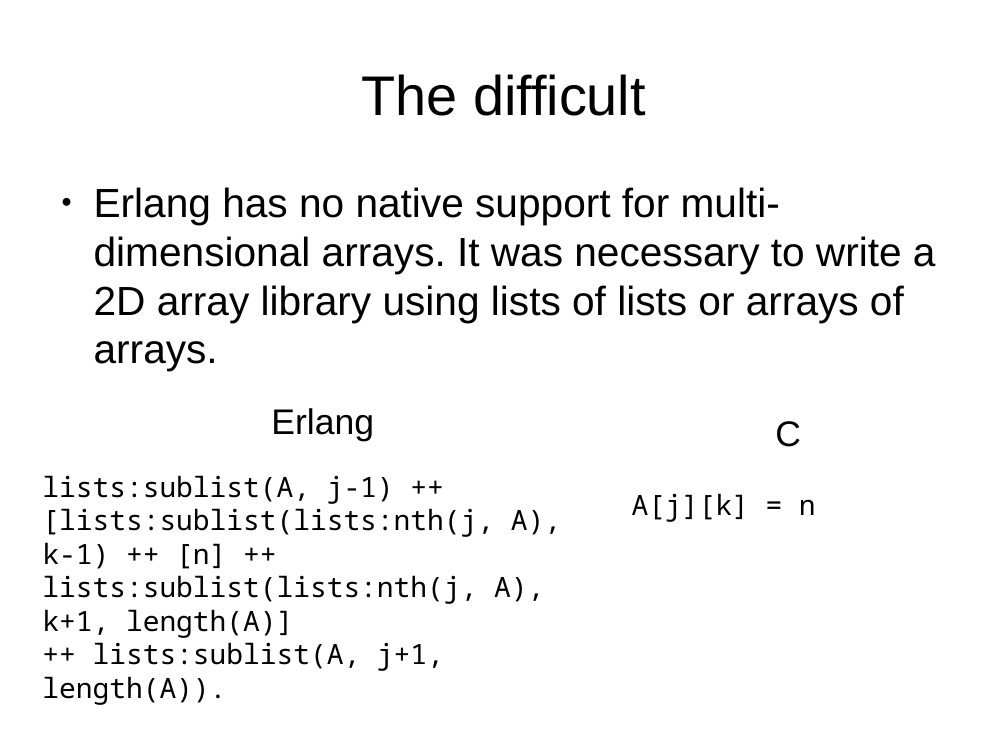
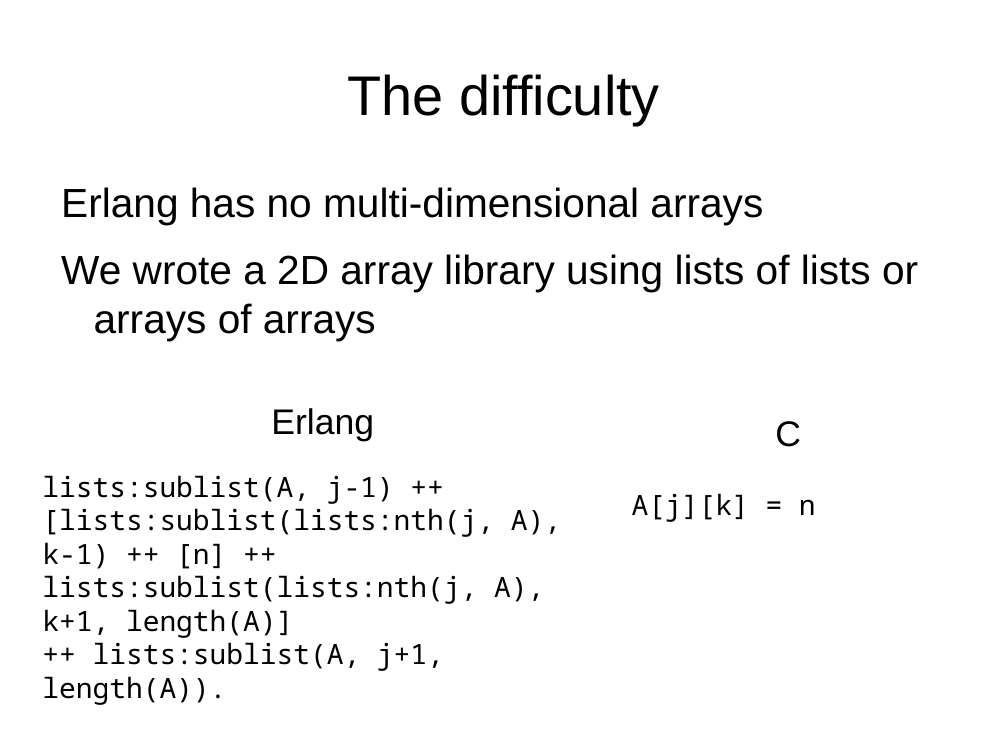
Before and after one commit to FractalDesigns/cowichan-1, a slide deck: slide 16 of miscellaneous/2010-12/slides.odp. Drawn at 1008x756 pixels with LibreOffice and Linux fonts; fonts in the diff are those of the drawing; background and template pictures are left out. Boxes give left, top, right and bottom in pixels: in the first picture for what was removed or moved away, otherwise in the second. Text is boxed around its words. In the diff, an @@ line names an element or a change of style, - is before the commit and + after.

```diff
--- a/miscellaneous/2010-12/slides.odp
+++ b/miscellaneous/2010-12/slides.odp
@@ title at (x1=347, y1=74, x2=660, y2=125): text changed @@
-The difficult
+The difficulty
@@ text at (x1=61, y1=187, x2=918, y2=340): text changed @@
-● Erlang has no native support for multi-dimensional arrays. It was necessary to write a 2D array library using lists of lists or arrays of arrays.
+Erlang has no multi-dimensional arrays
+We wrote a 2D array library using lists of lists or arrays of arrays
```
Also in this commit, not shown: 22 other slides changed, 4 slides added, 4 slides removed, 1 other file.
